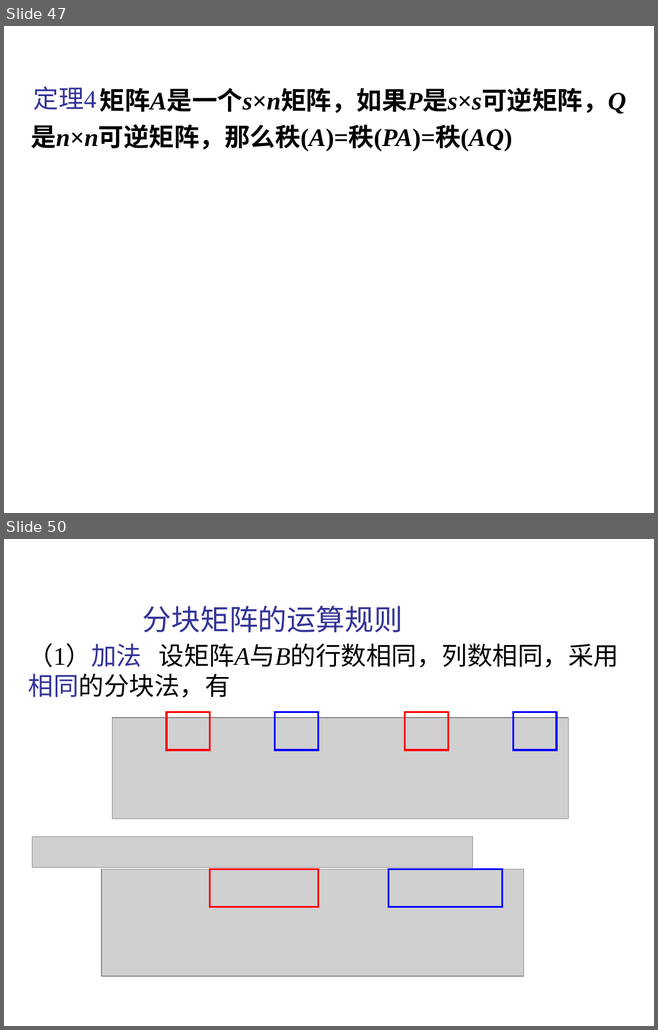
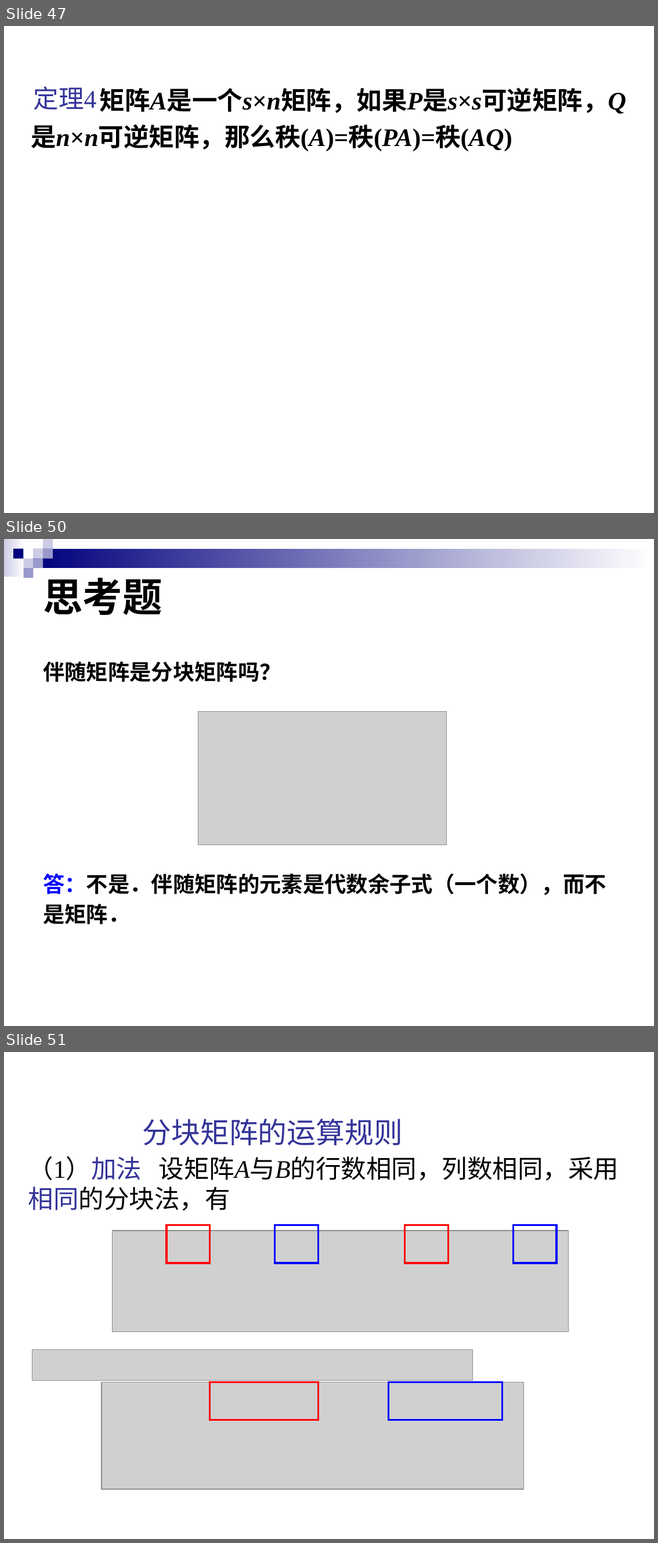
Before and after one commit to zhangbiaomath/zhangbiaomath.github.io, a slide deck: teaching/gaodai/ch4/高等代数第4章-矩阵.pptx. Shown one above the other, each under a label of ours: slides 47 and 50 before the commit, slides 47, 50 and 51 after it; the slides between them are not shown. The pictures are 658x1030 and 658x1543 pixels, drawn with LibreOffice and Linux fonts; fonts in the diff are those of the drawing; grey boxes stand for pictures. Boxes give left, top, right and bottom in pixels: in the first picture for what was removed or moved away, otherwise in the second. Text is boxed around its words. In the diff, an @@ line names an element or a change of style, - is before the commit and + after.

```diff
--- a/teaching/gaodai/ch4/高等代数第4章-矩阵.pptx
+++ b/teaching/gaodai/ch4/高等代数第4章-矩阵.pptx
@@ slide 50 added at <box>4,539,654,1026</box>, background #FFFFFF @@
@@ group added at <box>4,539,654,578</box>: 9 rectangles @@
@@ title added at <box>43,577,162,615</box>, 44 pt, text #000000, bold @@
+思考题
@@ text added at <box>43,661,606,925</box>, 24 pt, text #000000, bold @@
+伴随矩阵是分块矩阵吗？
+答：不是．伴随矩阵的元素是代数余子式（一个数），而不
+是矩阵．
@@ picture added at <box>198,712,447,845</box> @@
@@ what was slide 50 is now slide 51 @@
```
Also in this commit, not shown: 4 slides changed, 5 other slides added, 1 slide removed, 9 other files.
